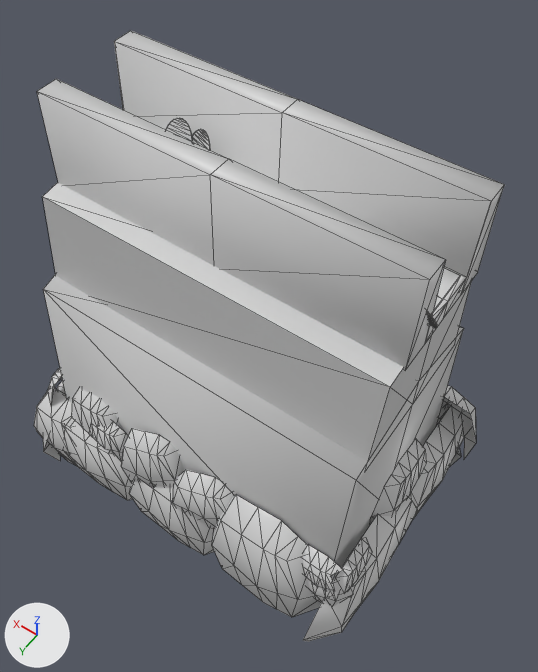
A saved change to the COLLADA model art/meshes/structural/lusi_wall_short.dae.
Camera for both pictures: a camera (50 mm lens) standing at (-12.6, 17.0, 29.3) and looking at (-0.6, 0.3, 3.1). Arrows for +X, +Y and +Z are at lower left; the lights stay in place. Mesh edges are drawn as thin lines. Where no turn or scale is listed for an object, it has been applied to the vertices.

The first picture shows 'wall_short'.
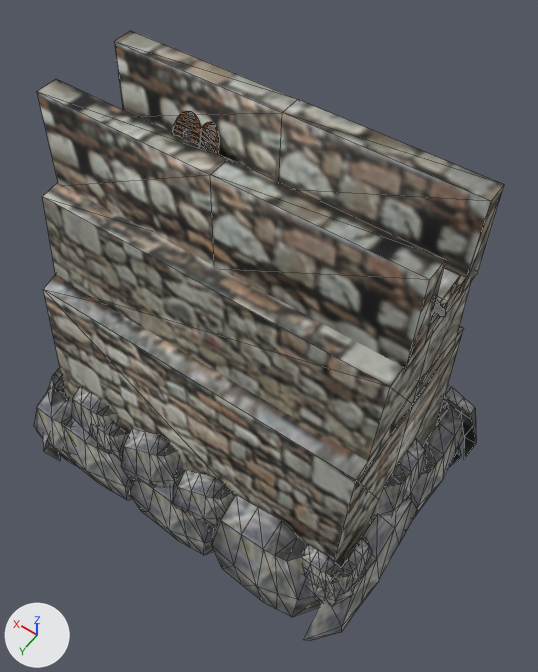
Where the newer file only moved an object's origin or applied its transform, the numbers keep the older frame.

Diff of the bpy script that builds the scene:
```diff
--- a/art/meshes/structural/lusi_wall_short.dae.py
+++ b/art/meshes/structural/lusi_wall_short.dae.py
@@ img_lusi_struct_new_png @@
+img_lusi_struct_new_png = load_image('lusi_struct_new.png', '../../textures/skins/structural/lusi_struct_new.png', 2048, 1024, 'sRGB')
@@ mat_texturas_lusitanas_002 @@
+mat_texturas_lusitanas_002 = principled_material('texturas_lusitanas_002')
+mat_texturas_lusitanas_002.texture = img_lusi_struct_new_png
@@ me_cubo_002 @@
 me_cubo_002.from_pydata(...)  # 884 vertices, 1158 faces; spans x -10.1..10.6, y -6.2..8.1, z -11.1..9.8
 # used by ob_wall_short; location = (0.0, 0.0, 3.69)
+# me_cubo_002 part 1: the loose piece of 57 vertices spanning x 3.5..4.9, y -0.8..0.1, z 6.4..8.2 is moved by (0.0, -0.6, 0.0), in mat_texturas_lusitanas_002 (picture img_lusi_struct_new_png)
+# me_cubo_002 part 2: the loose piece of 57 vertices spanning x 2.4..3.8, y -0.8..0.2, z 6.4..8.2 is moved by (0.0, -0.6, 0.0), in mat_texturas_lusitanas_002 (picture img_lusi_struct_new_png)
+# me_cubo_002 part 3: the loose piece of 57 vertices spanning x -8.3..-6.4, y 1.1..2.1, z 6.4..8.2 is moved by (0.0, -0.6, 0.0), in mat_texturas_lusitanas_002 (picture img_lusi_struct_new_png)
+# me_cubo_002 part 4: 924 faces spanning x -10.1..10.6, y -6.2..8.1, z -11.1..9.8 switch from mat_texturas_lusitanas_003_002 (light grey #d1d1d1) to mat_texturas_lusitanas_002 (picture img_lusi_struct_new_png)
```

Changed parts and their boxes [x1, y1, x2, y2] in the pictures (538 x 672 px; the box of a moved part takes in the faces that stretch with it):
part 1 of me_cubo_002, moved or reshaped: before [166, 118, 192, 142]; after [172, 111, 201, 145]
part 2 of me_cubo_002, moved or reshaped: before [192, 129, 210, 150]; after [200, 122, 219, 154]
part 3 of me_cubo_002, moved or reshaped: before [427, 311, 438, 328]; after [434, 299, 446, 317]
part 4 of me_cubo_002, recoloured: [34, 31, 504, 642] in both
